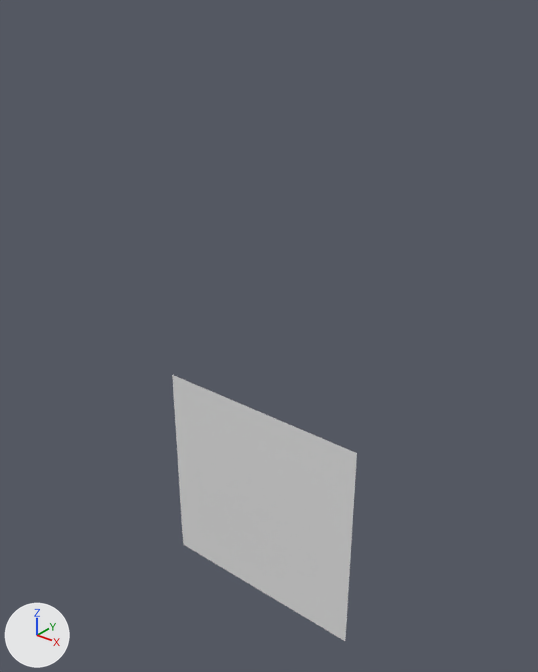
What one commit did to the Blender file Finger Guns/Assets/Art/Bosses/Elemental/Elemental_Air.blend.
Rendered twice from a camera (50 mm lens) standing at (3.23, -3.88, 4.03) and looking at (0.03, 0.12, 1.55). The axes (+X, +Y, +Z) are drawn at lower left. The lights are the same throughout.

In view in the first picture: 'Elemental_Basis'.
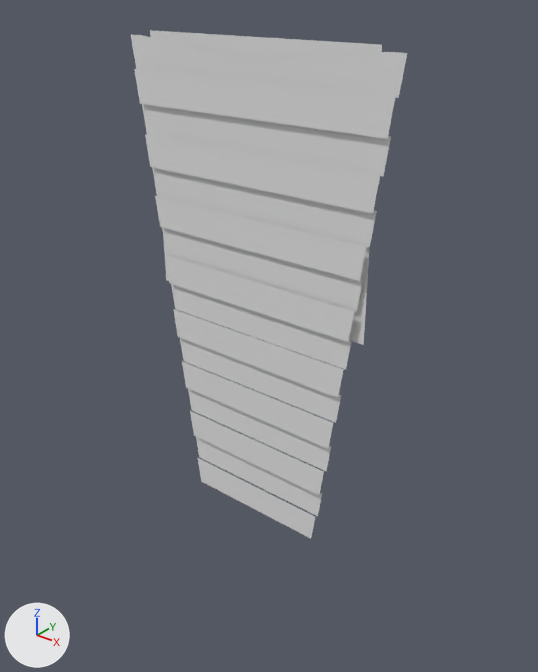
Changed parts and their boxes (x1, y1, x2, y2) in the pictures (538 x 672 px; the box of a moved part takes in the faces that stretch with it):
'Elemental_Basis', reshaped (49% wider, 91% taller)
    before: (172, 375, 357, 641)
    after: (131, 30, 407, 538)
part 1 of me_elemental_basis, moved or reshaped
    before: (172, 375, 357, 641)
    after: (150, 30, 382, 345)
part 2 of me_elemental_basis, added
    after: (131, 34, 407, 538)

Diff of the bpy script that builds the scene:
```diff
--- a/Finger Guns/Assets/Art/Bosses/Elemental/Elemental_Air.blend.py
+++ b/Finger Guns/Assets/Art/Bosses/Elemental/Elemental_Air.blend.py
@@ me_elemental_basis @@
 # used by ob_elemental_basis; location = (0.0, 0.0, 0.0); rotation_euler = (0.0, 0.0, -3.142), in degrees (0, 0, -180)
-me_elemental_basis.from_pydata(...)  # 20 vertices, 5 faces; spans x -0.94..0.94, y 0.0, z -0.94..0.94
+me_elemental_basis.from_pydata(...)  # 150 vertices, 54 faces; spans x -1.11..1.11, y 0.0..0.05, z 0.0..3.68
+# me_elemental_basis part 1: the loose piece of 4 vertices spanning x -0.94..0.94, y 0.0, z -0.94..0.94 is moved by (0.0, 0.0, 2.74)
+# me_elemental_basis part 2
+# 48 vertices are added at x -1.11..1.0, y 0.03..0.05, z 0.0..3.65
+# 38 new vertices lie (0.11, 0.0, 0.0) away from vertices in x -1.11..1.0, y 0.03..0.05, z 0.0..3.65
+# 9 new vertices lie (-0.03, 0.0, -0.24) away from vertices in x 0.56..1.11, y 0.03..0.05, z 0.47..3.65
+# 9 new vertices lie (0.03, 0.0, -0.24) away from vertices in x -1.11..-0.56, y 0.03..0.05, z 0.47..3.65
+# 9 new vertices lie (0.1, 0.0, 0.0) away from vertices in x -1.08..0.85, y 0.03..0.05, z 0.23..3.41
+# 9 new vertices lie (-0.1, 0.0, 0.0) away from vertices in x -0.85..1.08, y 0.03..0.05, z 0.23..3.41
+# 8 new vertices lie (0.1, 0.0, 0.0) away from vertices in x -1.07..0.97, y 0.05, z 2.27..3.42
+# 49 new faces join them
 me_elemental_basis.materials.append(mat_elemental_basis)
```
